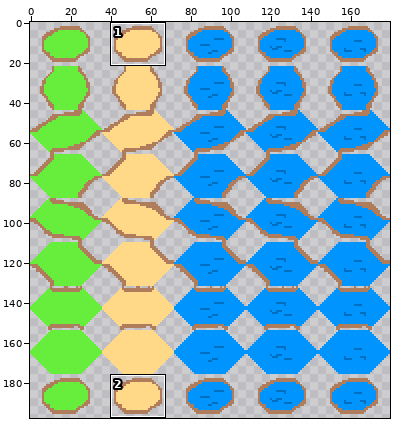
Edited in one commit: sprite sheet (Game/images/Terrain/HexV.png). Above: a wide view before the commit, with the close-up outlined.
Close-up. Before:
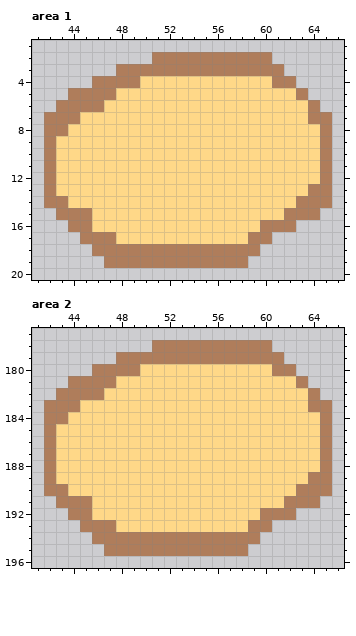
The file is 180x198 pixels. Colours within 5 levels of each other are drawn and written as one. Shown: area 1: x 41..66, y 1..20; area 2: x 41..66, y 177..196. The commit also changed other parts of the picture, which this record leaves out.
And afterwards:
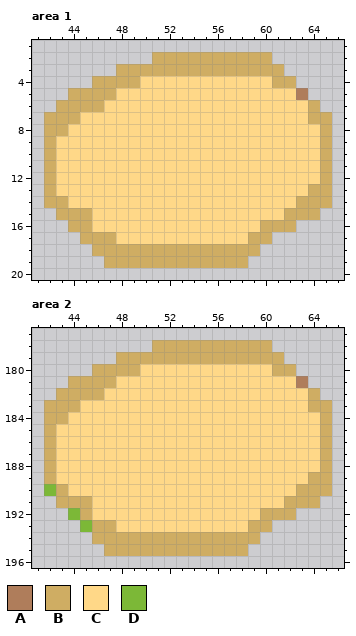
Palette (. is transparent): A #af7d5b  B #cfad63  C #ffd888  D #7cb837
The edit:
Area 1:
y 2: x 51..60 AAAAAAAAAA -> BBBBBBBBBB
y 3: x 48..61 AAAAAAAAAAAAAA -> BBBBBBBBBBBBBB
y 4: x 46..49 AAAA -> BBBB; x 61..62 AA -> BB
y 5: x 44..47 AAAA -> BBBB
y 6: x 43..46 AAAA -> BBBB; x 64 A -> B
y 7: x 42..44 AAA -> BBB; x 64..65 AA -> BB
y 8: x 42..43 AA -> BB; x 65 A -> B
y 9..12: x 42 A -> B; x 65 A -> B
y 13: x 42 A -> B; x 64..65 AA -> BB
y 14: x 42..43 AA -> BB; x 63..65 AAA -> BBB
y 15: x 43..45 AAA -> BBB; x 62..64 AAA -> BBB
y 16: x 44..45 AA -> BB; x 60..62 AAA -> BBB
y 17: x 45..47 AAA -> BBB; x 59..60 AA -> BB
y 18: x 46..59 AAAAAAAAAAAAAA -> BBBBBBBBBBBBBB
y 19: x 47..58 AAAAAAAAAAAA -> BBBBBBBBBBBB
Area 2:
y 178: x 51..60 AAAAAAAAAA -> BBBBBBBBBB
y 179: x 48..61 AAAAAAAAAAAAAA -> BBBBBBBBBBBBBB
y 180: x 46..49 AAAA -> BBBB; x 61..62 AA -> BB
y 181: x 44..47 AAAA -> BBBB
y 182: x 43..46 AAAA -> BBBB; x 64 A -> B
y 183: x 42..44 AAA -> BBB; x 64..65 AA -> BB
y 184: x 42..43 AA -> BB; x 65 A -> B
y 185..188: x 42 A -> B; x 65 A -> B
y 189: x 42 A -> B; x 64..65 AA -> BB
y 190: x 42..43 AA -> DB; x 63..65 AAA -> BBB
y 191: x 43..45 AAA -> BBB; x 62..64 AAA -> BBB
y 192: x 44..45 AA -> DB; x 60..62 AAA -> BBB
y 193: x 45..47 AAA -> DBB; x 59..60 AA -> BB
y 194: x 46..59 AAAAAAAAAAAAAA -> BBBBBBBBBBBBBB
y 195: x 47..58 AAAAAAAAAAAA -> BBBBBBBBBBBB
Where, in picture pixels (left, top, right, bottom), the same in both close-ups:
changed: (44, 52, 332, 268)
changed: (44, 340, 332, 556)
